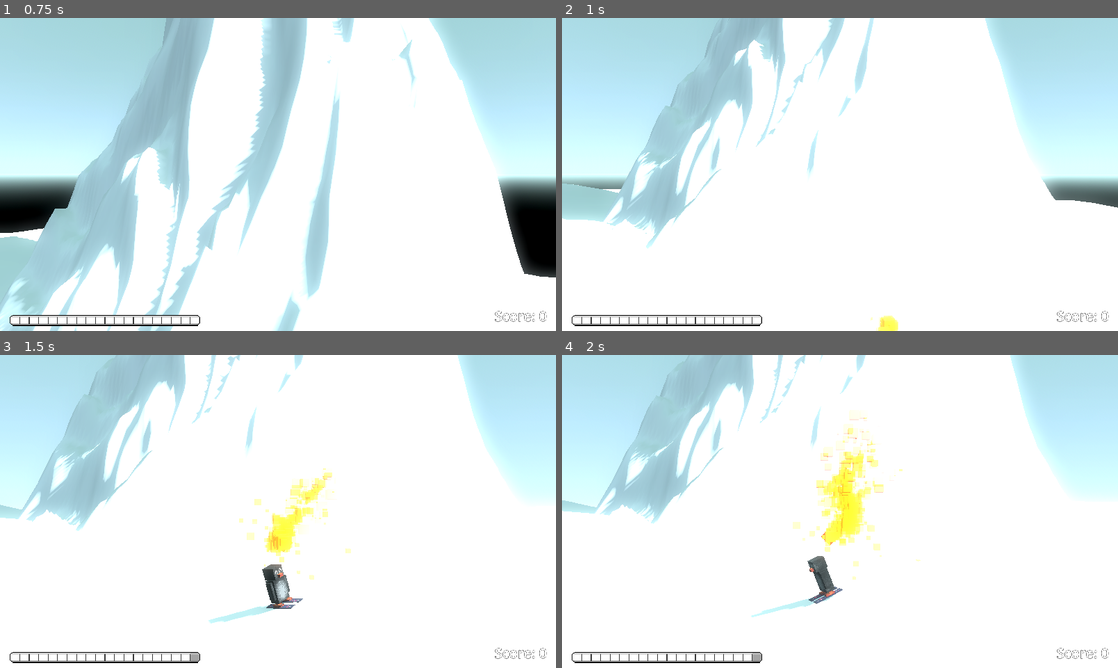
Above: before the commit, frames 1-4 (two rows, left to right).
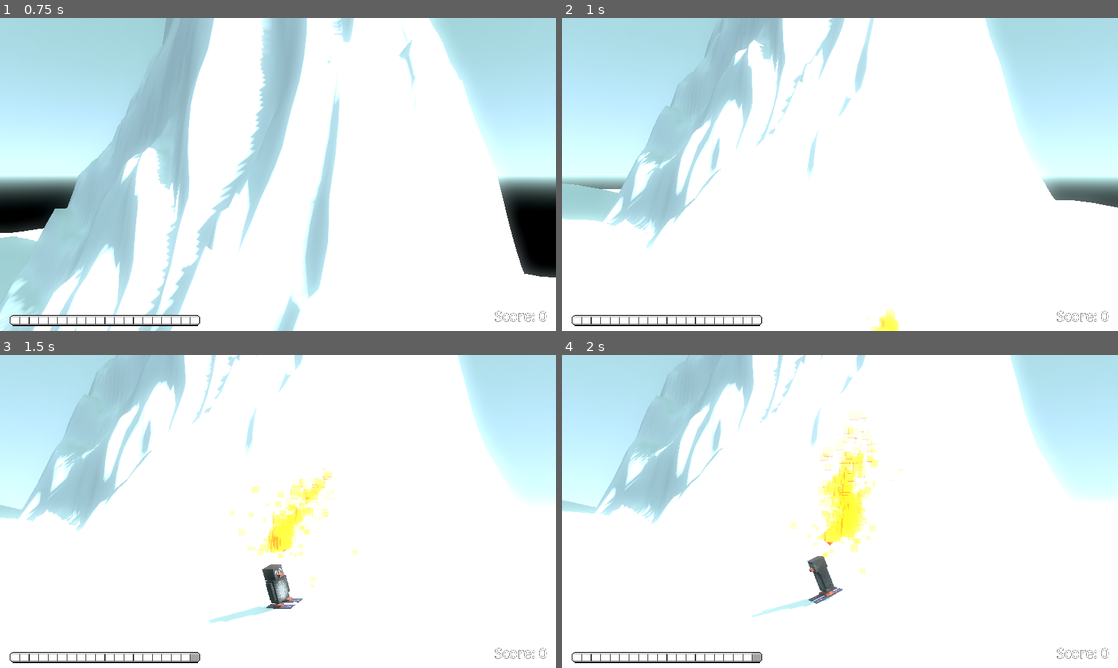
Above: after the commit, the same moments.

Repository: CodingBigTime/pencil-chisel-code-2023
Game: Godot game, scene res://scenes/ui/main_menu.tscn
Same seed, same stepped clock (60 frames per second), same inputs: the game is played once before the commit and once after it. The engine's default icon, where the game draws it, is replaced by a stand-in: a white triangle on a blue panel in a dark square.
Inputs (mouse positions are in pixels of both pictures, inside the frame that each line leads up to):
- Up to frame 1 (0.75 s): click (66, 133) at 0.5 s
- Up to frame 2 (1 s): no input
- Up to frame 3 (1.5 s): hold D (right) from 1.28 s (still down); tap Space (boost) at 1.35 s
- Up to frame 4 (2 s): keep holding D (right)

Frame 1 is identical in both runs. In frame 2, less than 0.1% of the frame differs, in the area x 54-61%, y 93-100%; in frame 3, 0.6%, in the area x 41-65%, y 42-75%; in frame 4, 0.5%.

Commit message:
Add leftover enemy particle change

Diff:
--- a/actors/enemy.tscn
+++ b/actors/enemy.tscn
@@ -70,6 +70,7 @@
 [node name="GPUParticles3D2" type="GPUParticles3D" parent="."]
 amount = 50
 lifetime = 0.3
+explosiveness = 0.5
 randomness = 1.0
 process_material = SubResource("ParticleProcessMaterial_7egev")
 draw_pass_1 = SubResource("BoxMesh_r600b")
